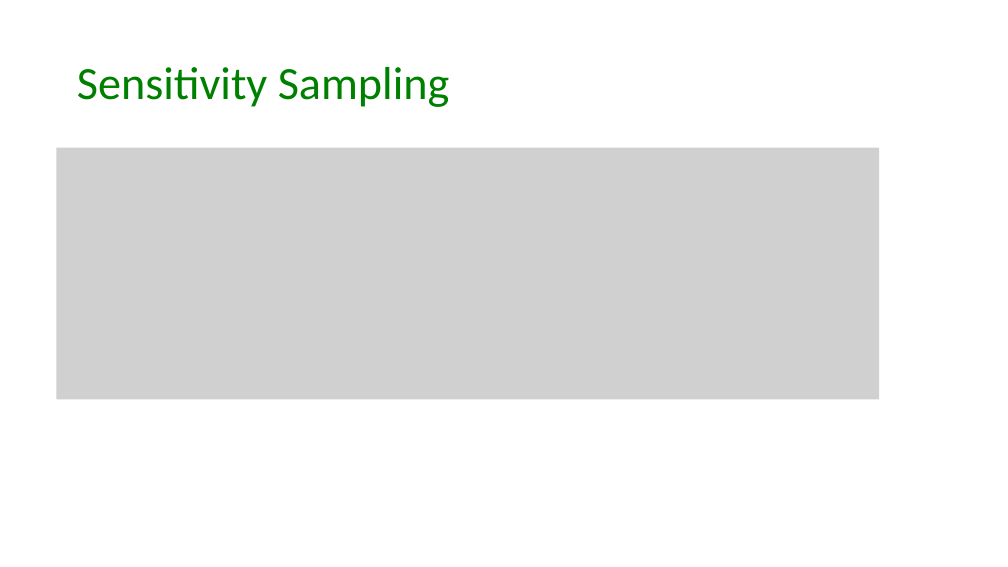
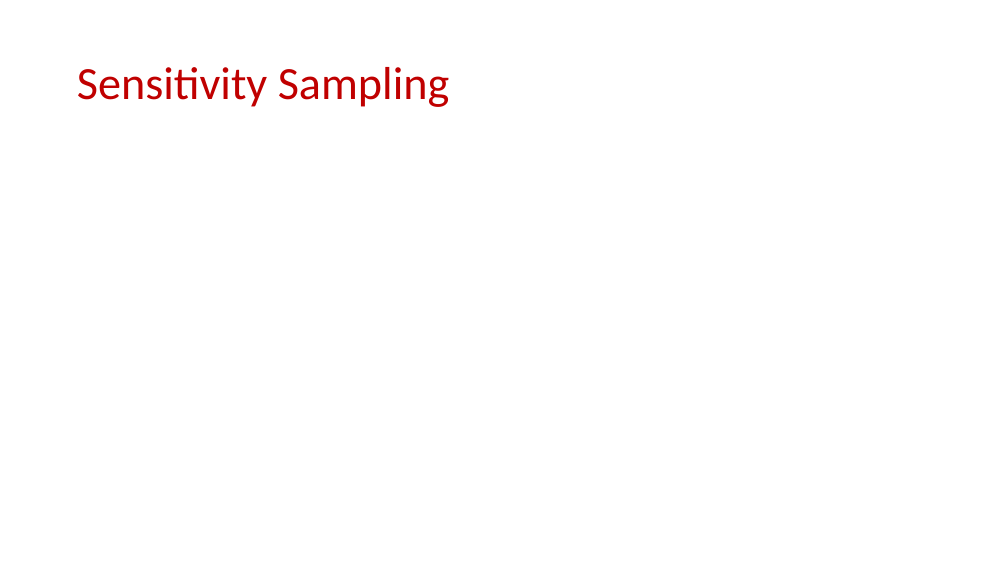
Before and after one commit to samsonzhou/samsonzhou.github.io, a slide deck: slide 37 of CSCE689-23/L22.pptx (slide 55 before the commit). Drawn at 1008x567 pixels with LibreOffice and Linux fonts; fonts in the diff are those of the drawing; grey boxes stand for pictures. Boxes give left, top, right and bottom in pixels: in the first picture for what was removed or moved away, otherwise in the second. Text is boxed around its words. In the diff, an @@ line names an element or a change of style, - is before the commit and + after.

```diff
--- a/CSCE689-23/L22.pptx
+++ b/CSCE689-23/L22.pptx
@@ title "Sensitivity Sampling" at (x1=77, y1=67, x2=450, y2=107): text colour #008000 to #C00000 @@
@@ picture removed at (x1=57, y1=147, x2=879, y2=399) @@
```
Also in this commit, not shown: 24 slides added, 35 slides removed, 2 other files.
